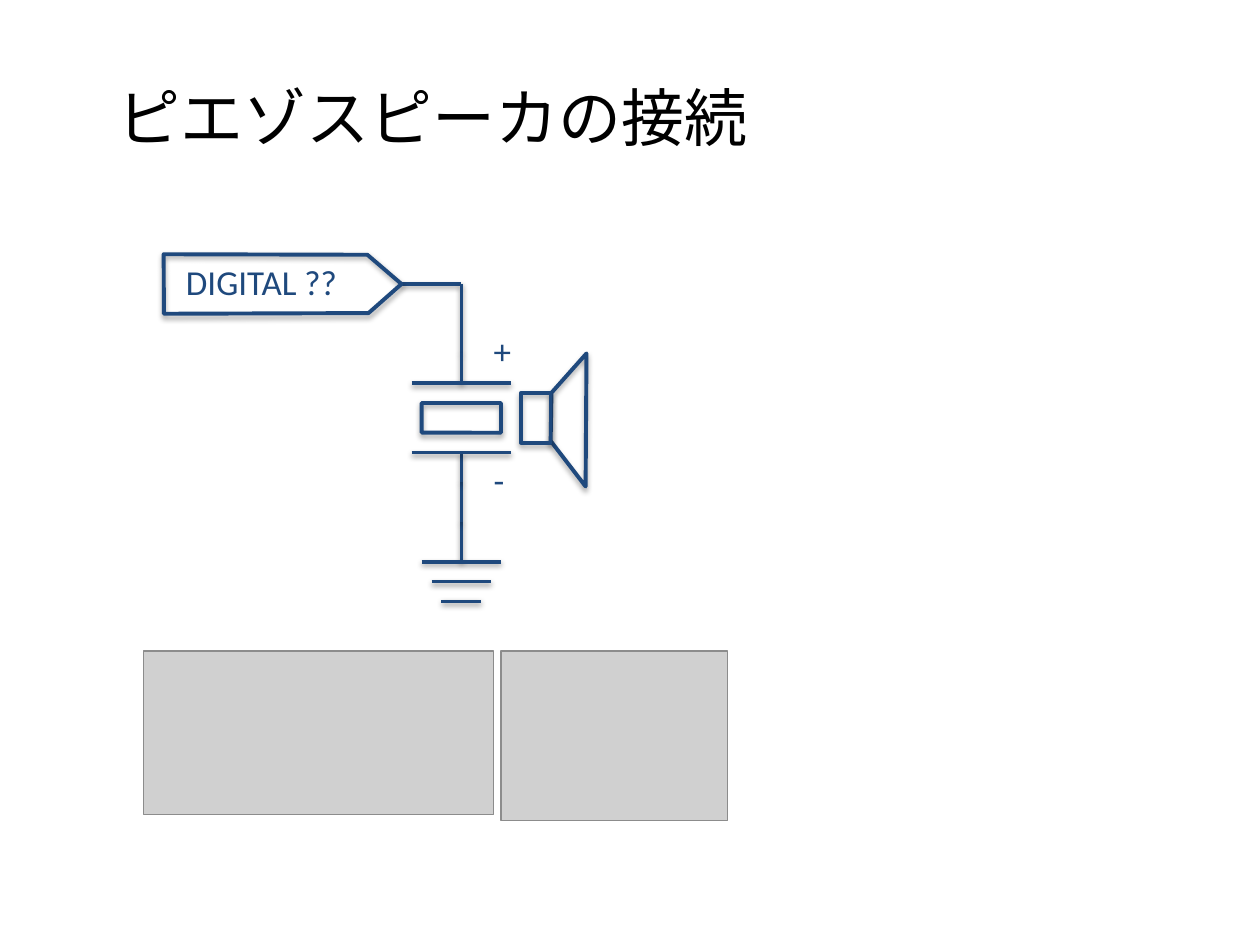
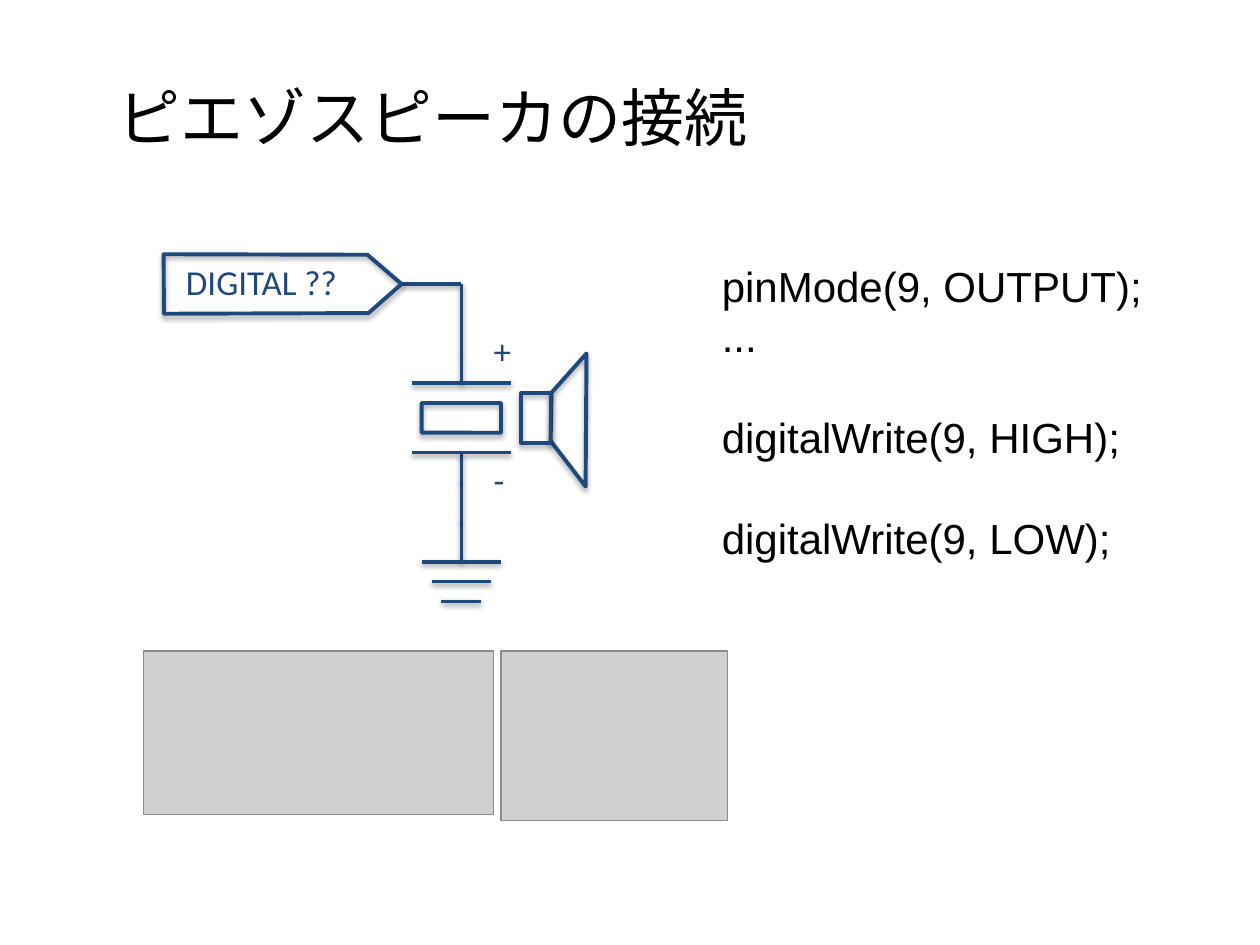
Before and after one commit to MatsK/Courses, a slide deck: slide 8 of CS2/Arduino入門：Arduino IDE 言語篇.pptx. Drawn at 1260x945 pixels with LibreOffice and Linux fonts; fonts in the diff are those of the drawing; grey boxes stand for pictures; background and template pictures are left out. Boxes give left, top, right and bottom in pixels: in the first picture for what was removed or moved away, otherwise in the second. Text is boxed around its words. In the diff, an @@ line names an element or a change of style, - is before the commit and + after.

```diff
--- a/CS2/Arduino入門：Arduino IDE 言語篇.pptx
+++ b/CS2/Arduino入門：Arduino IDE 言語篇.pptx
@@ text added at (722,271,1141,562), 24 pt, text #000000 @@
+pinMode(9, OUTPUT);
+...
+digitalWrite(9, HIGH);
+digitalWrite(9, LOW);
```
Also in this commit, not shown: 12 other slides changed, 2 slides added, 1 slide removed, 1 other file.
